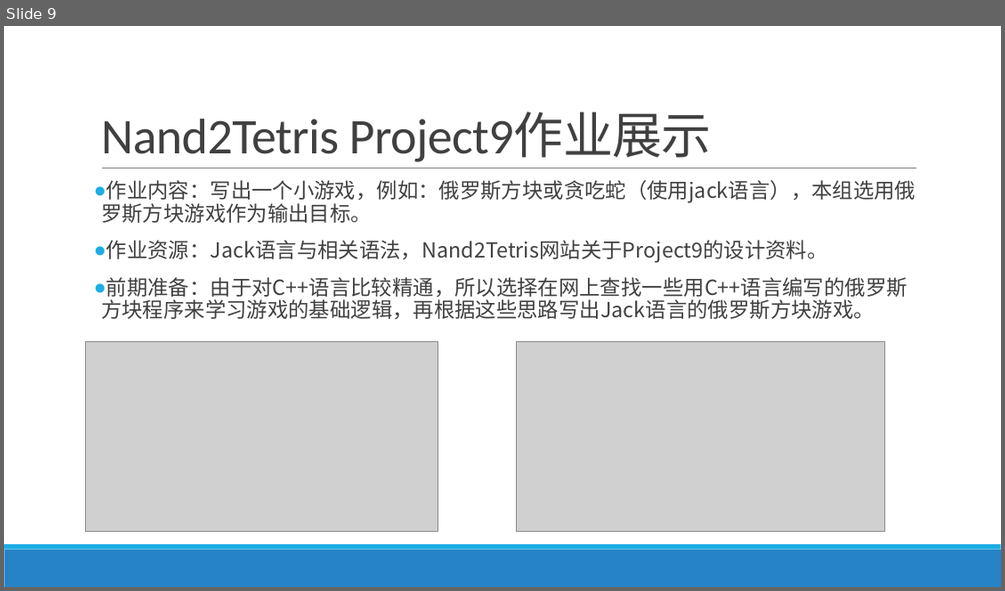
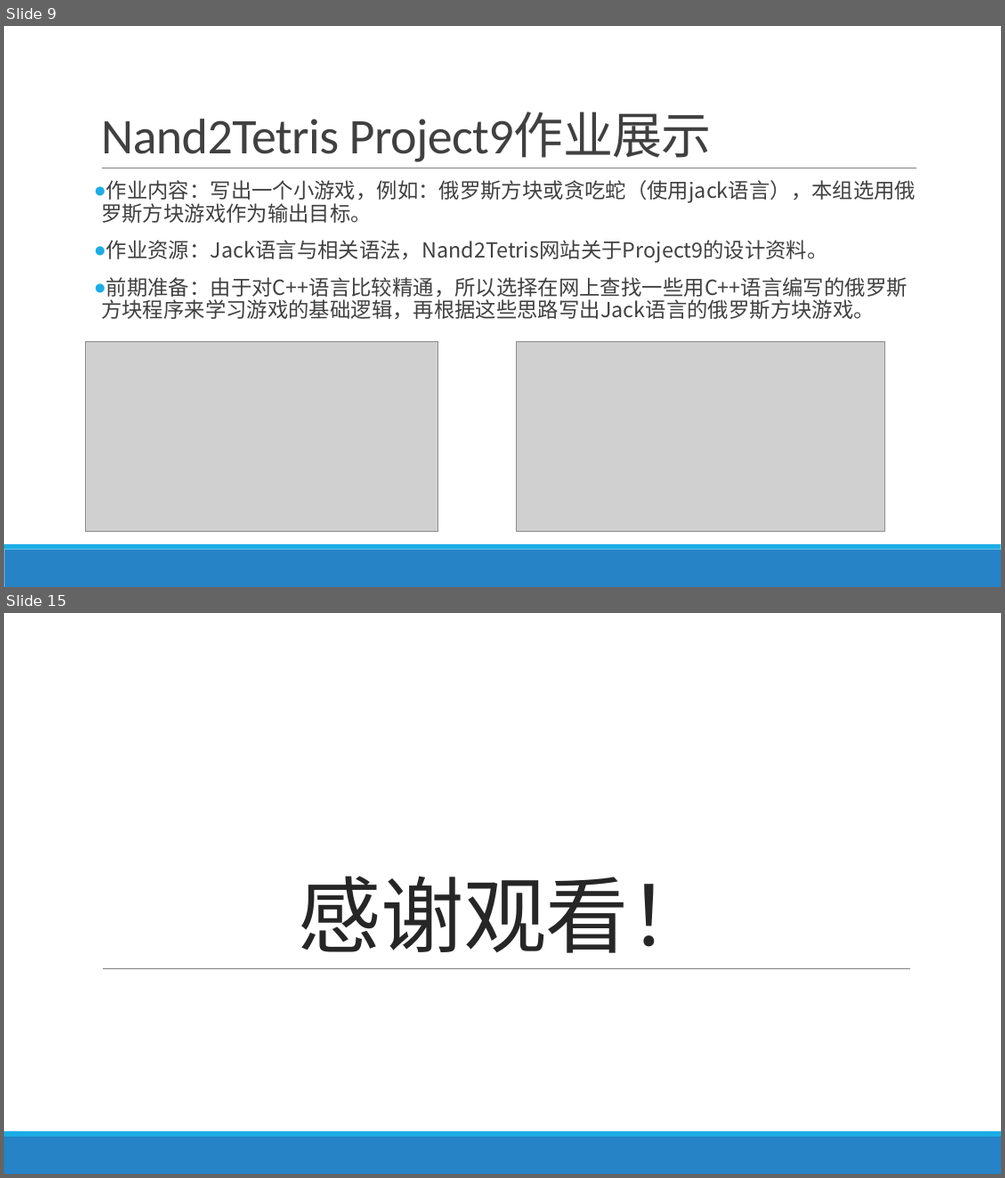
Before and after one commit to jisuansiwei2017/SDCT-2017-Fall, a slide deck: weekly_report/group3/week4.pptx. Shown one above the other, each under a label of ours: slide 9 before the commit, slides 9 and 15 after it; the slides between them are not shown. The pictures are 1005x591 and 1005x1178 pixels, drawn with LibreOffice and Linux fonts; fonts in the diff are those of the drawing; grey boxes stand for pictures. Boxes give left, top, right and bottom in pixels: in the first picture for what was removed or moved away, otherwise in the second. Text is boxed around its words. In the diff, an @@ line names an element or a change of style, - is before the commit and + after.

```diff
--- a/weekly_report/group3/week4.pptx
+++ b/weekly_report/group3/week4.pptx
@@ slide 15 added at (4, 613, 1001, 1174), background #FFFFFF; not listed: 2 template elements that a slide beside it also shows @@
@@ title added at (299, 876, 712, 953), 80 pt, text #262626 @@
+感谢观看！
@@ line added from (103, 968) to (910, 968), #808080 0.5 pt @@
```
Also in this commit, not shown: 3 slides changed, 4 other slides added.
